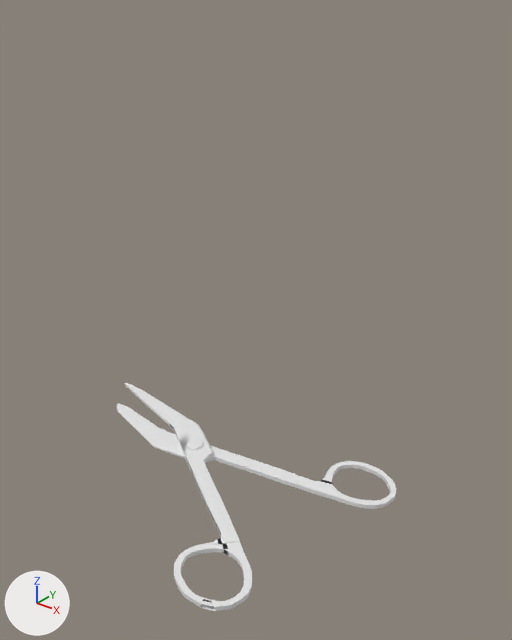
A saved change to the FBX model Assets/AAAProyectoFinal/FBX Assets/Tijeras.fbx.
Both versions are drawn from a 50 mm lens placed at (5.89, -10.99, 6.18), pointed at (1.62, -5.65, 2.87). The axes (+X, +Y, +Z) are drawn at lower left. The lights are the same throughout. Where no turn or scale is listed for an object, it has been applied to the vertices.
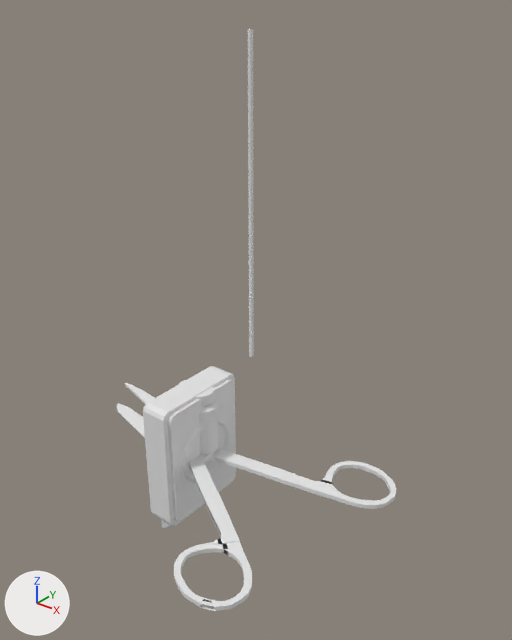
The newer file is also turned or shifted as a whole; pictures and numbers use the older file's frame.

What the commit changed:
Material 'Material.001' (mat_material_001) is new.
Its base color is (0.8, 0.8, 0.8) (white #e7e7e7).
Its roughness is 0.4.
Material 'Material' (mat_material) is new.
Its base color is (0.8, 0.8, 0.8) (white #e7e7e7).
Its roughness is 0.4.
Material 'Blanco' (mat_blanco) is new.
Its base color is (0.8, 0.8, 0.8) (white #e7e7e7).
Material 'Iris ' (mat_iris) is new.
Its base color is (0.0, 0.0, 0.0) (black #000000).
Material 'Marron' (mat_marron) is new.
Its base color is (0.13, 0.489, 0.668) (cyan #65bad5).
Mesh me_circle is new.
It has 290 vertices, 320 faces and spans x -0.277..0.277, y -0.167..0.264, z -0.004..0.8.
Mesh me_cube_002 is new.
It has 64 vertices, 60 faces and spans x -0.2..0.19, y -0.62..0.62, z -0.82..0.81.
Faces by material slot: [30, 30].
It uses material mat_material (white #e7e7e7).
It uses material mat_material_001 (white #e7e7e7).
Mesh me_sphere is new.
It has 578 vertices, 608 faces and spans x -0.468..0.223, y -0.468..0.469, z -0.468..0.469.
Faces by material slot: [64, 32, 512].
It uses material mat_marron (cyan #65bad5).
It uses material mat_iris (black #000000).
It uses material mat_blanco (white #e7e7e7).
Mesh me_cylinder is new.
It has 1088 vertices, 1058 faces and spans x -0.03..0.03, y -0.03..0.03, z -1.96..1.96.
Mesh me_cube_004 is new.
It has 648 vertices, 646 faces and spans x -0.06..0.06, y -0.586..0.586, z -1.0..0.226.
Object 'Circle' (ob_circle) is new; it shows me_circle.
Its location is (0.78, -5.81, 0.96).
Object 'Cube' (ob_cube) is new; it shows me_cube_002.
Its location is (0.78, -5.81, 0.96).
Object 'Sphere' (ob_sphere) is new; it shows me_sphere.
Its location is (0.78, -5.81, 0.96).
Object 'Cylinder' (ob_cylinder) is new; it shows me_cylinder.
Its location is (0.78, -4.7, 3.7).
Object 'Cube.002' (ob_cube_002) is new; it shows me_cube_004.
Its location is (0.78, -5.81, 0.96).

Where the change shows, as pixel boxes (x1, y1, x2, y2) in the pictures (512 x 640 px):
'Cube', added: after (143, 366, 236, 526)
    faces in mat_material_001 (white #e7e7e7): (168, 379, 236, 521)
    faces in mat_material (white #e7e7e7): (143, 366, 236, 526)
'Cylinder', added: after (248, 29, 254, 357)
'Circle', added: after (178, 380, 218, 455)
'Sphere', added: after (182, 417, 230, 483)
'Cube.002', added: after (161, 489, 223, 529)
